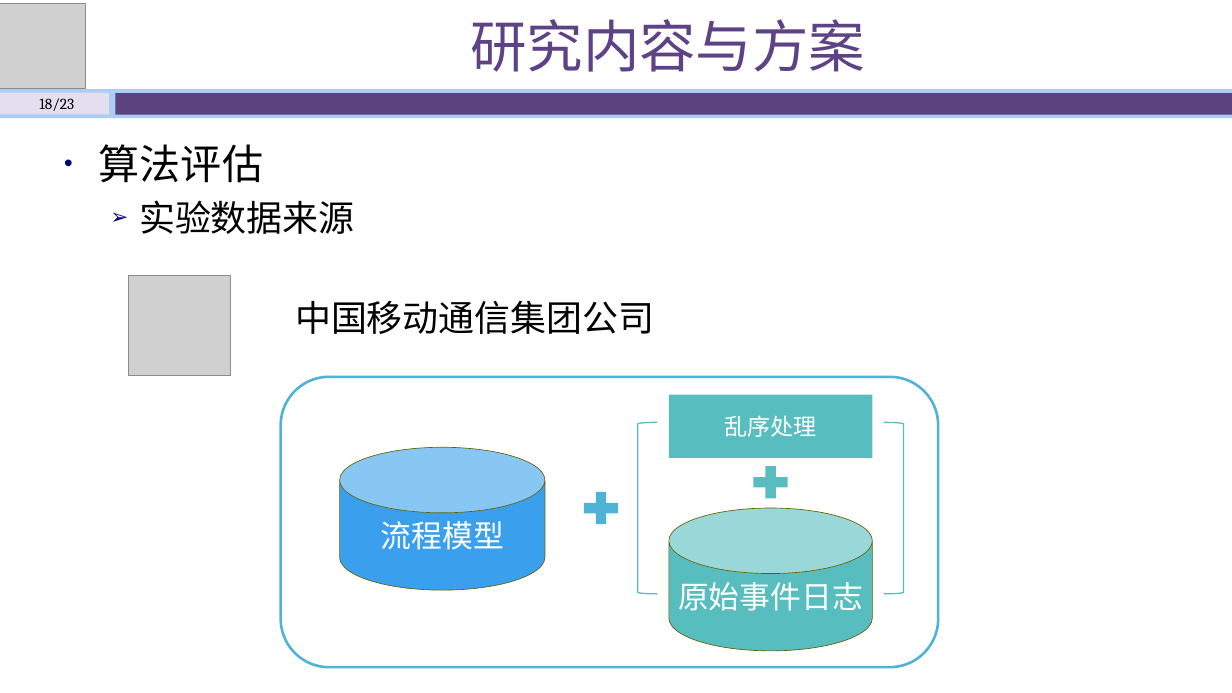
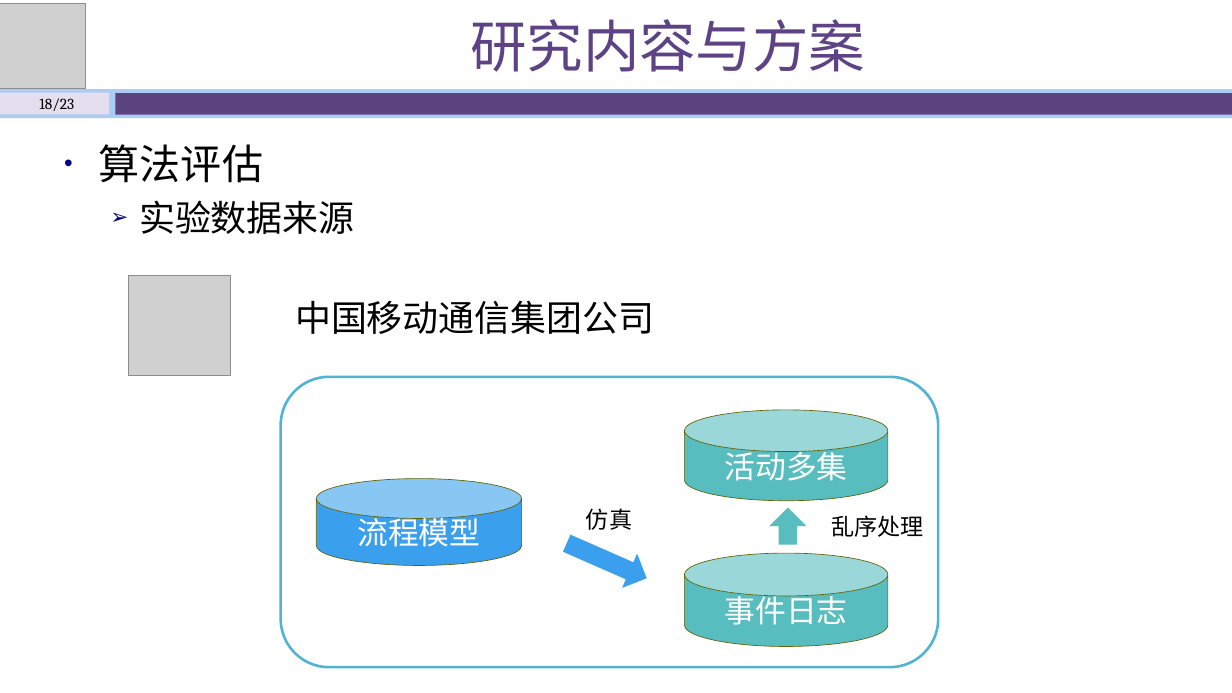
Before and after one commit to shawn47/0930, a slide deck: slide 18 of 开题答辩930_肖永博.pptx. Drawn at 1232x693 pixels with LibreOffice and Linux fonts; fonts in the diff are those of the drawing; grey boxes stand for pictures. Boxes give left, top, right and bottom in pixels: in the first picture for what was removed or moved away, otherwise in the second. Text is boxed around its words. In the diff, an @@ line names an element or a change of style, - is before the commit and + after.

```diff
--- a/开题答辩930_肖永博.pptx
+++ b/开题答辩930_肖永博.pptx
@@ cylinder added at box(685, 410, 888, 501), fill #58BDBE, outline #606000 0.5 pt, 24 pt, text #FFFFFF @@
+活动多集
@@ left bracket removed at box(638, 422, 657, 594) @@
@@ right bracket removed at box(884, 422, 904, 594) @@
@@ cylinder "流程模型": place and size @@
-cylinder "流程模型" at box(340, 447, 545, 591)
+cylinder "流程模型" at box(316, 479, 521, 566)
@@ plus sign removed at box(748, 460, 795, 505) @@
@@ plus sign removed at box(578, 486, 625, 531) @@
@@ text added at box(586, 508, 632, 530), 18 pt, text #000000 @@
+仿真
@@ right arrow added at box(770, 507, 807, 544), fill #58BDBE @@
@@ text "乱序处理": place and size @@
-text "乱序处理" at box(669, 395, 872, 457)
+text "乱序处理" at box(831, 515, 923, 537)
@@ text "乱序处理" at box(831, 515, 923, 537): font Noto Sans CJK SC to Cambria, text colour #FFFFFF to #000000; alignment centre to left; vertical alignment middle to top; fill #58BDBE to none @@
@@ right arrow added at box(559, 526, 654, 596), fill #3AA0ED @@
@@ cylinder "事件日志": place and size @@
-cylinder "事件日志" at box(669, 508, 872, 652)
+cylinder "事件日志" at box(685, 554, 888, 647)
@@ text in cylinder at box(725, 591, 848, 625): text changed @@
-原始事件日志
+事件日志
```
Also in this commit, not shown: 10 other slides changed, 3 other files.
